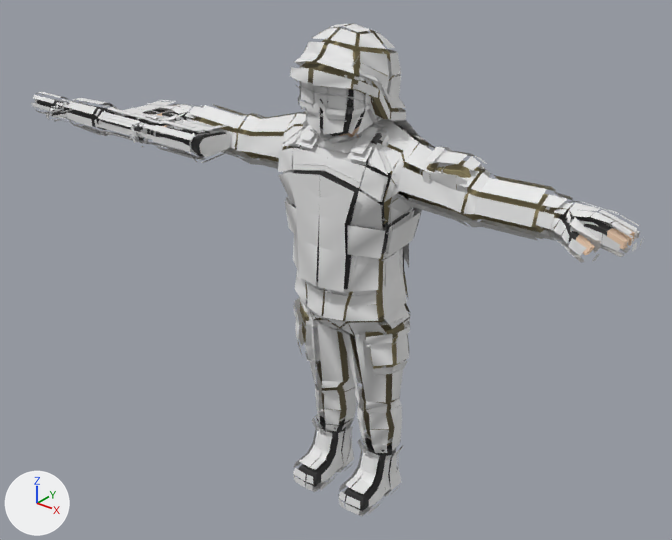
Two versions of the glTF model resources/3d/low_poly_soldier.glb, one commit apart.
Both versions are drawn from a 50 mm lens placed at (1.88, -2.46, 2.45), pointed at (-0.18, 0.12, 0.86). The lights are fixed; the arrows at lower left show +X, +Y and +Z. The first picture is the older version.

Script lines for the objects in view, before the commit:
```python
ob_m4 = bpy.data.objects.new('M4', me_m4)
ob_m4.location = (0.0, 0.0, 0.0)
ob_m4_mag = bpy.data.objects.new('M4_Mag', me_m4_mag)
ob_m4_mag.location = (0.0, 0.0, 0.0)
ob_soldier_characters_for_andrewlambert = bpy.data.objects.new('Soldier_Characters_For_Andrewlambert', me_soldier_characters_for_andrewlambert)
ob_soldier_characters_for_andrewlambert.location = (0.0, 0.0, 0.0)
ob_soldier_material_001 = bpy.data.objects.new('Soldier_Material_001', me_soldier_material_001)
ob_soldier_material_001.location = (0.0, 0.0, 0.0)
ob_soldier_material_002 = bpy.data.objects.new('Soldier_Material_002', me_soldier_material_002)
ob_soldier_material_002.location = (0.0, 0.0, 0.0)
ob_soldier_material_003 = bpy.data.objects.new('Soldier_Material_003', me_soldier_material_003)
ob_soldier_material_003.location = (0.0, 0.0, 0.0)
ob_soldier_material_004 = bpy.data.objects.new('Soldier_Material_004', me_soldier_material_004)
ob_soldier_material_004.location = (0.0, 0.0, 0.0)
```
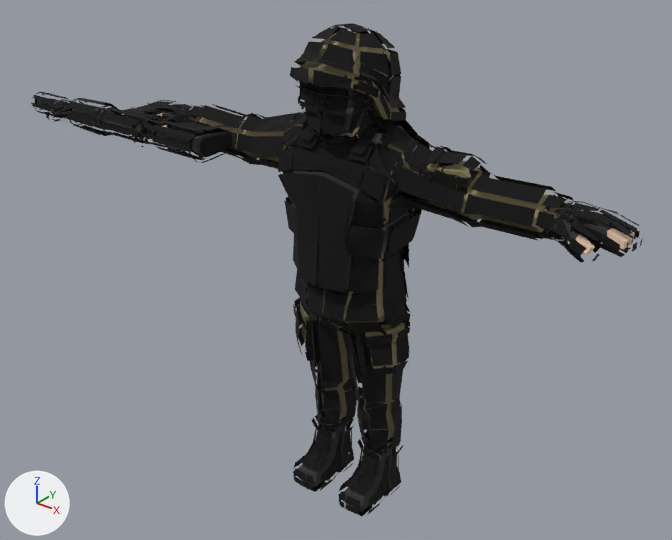
What differs and where, as boxes (x1, y1, x2, y2) in the pictures (672 x 540 px):
'Soldier_Material_003', recoloured, surface changed (white to black)
    both: (194, 23, 563, 376)
'Soldier_Material_001', recoloured, surface changed
    both: (158, 75, 619, 516)
'Soldier_Material_002', recoloured, surface changed
    both: (186, 58, 574, 453)
'M4', recoloured, surface changed (white to black)
    both: (31, 92, 237, 163)
'Soldier_Material_004', recoloured, surface changed
    both: (284, 67, 422, 482)
'Soldier_Characters_For_Andrewlambert', recoloured, surface changed
    both: (148, 49, 644, 262)
'M4_Mag', recoloured, surface changed (white to black)
    both: (135, 100, 179, 114)

The change, as a list of edits to the scene's bpy script:
```text
Change mat_soldier_contour:
    mat_soldier_contour.base_color: (0.8, 0.8, 0.8) -> (0.0, 0.0, 0.0)  # white #e7e7e7 -> black #000000
    mat_soldier_contour.roughness: 0.5 -> 1.0
```
